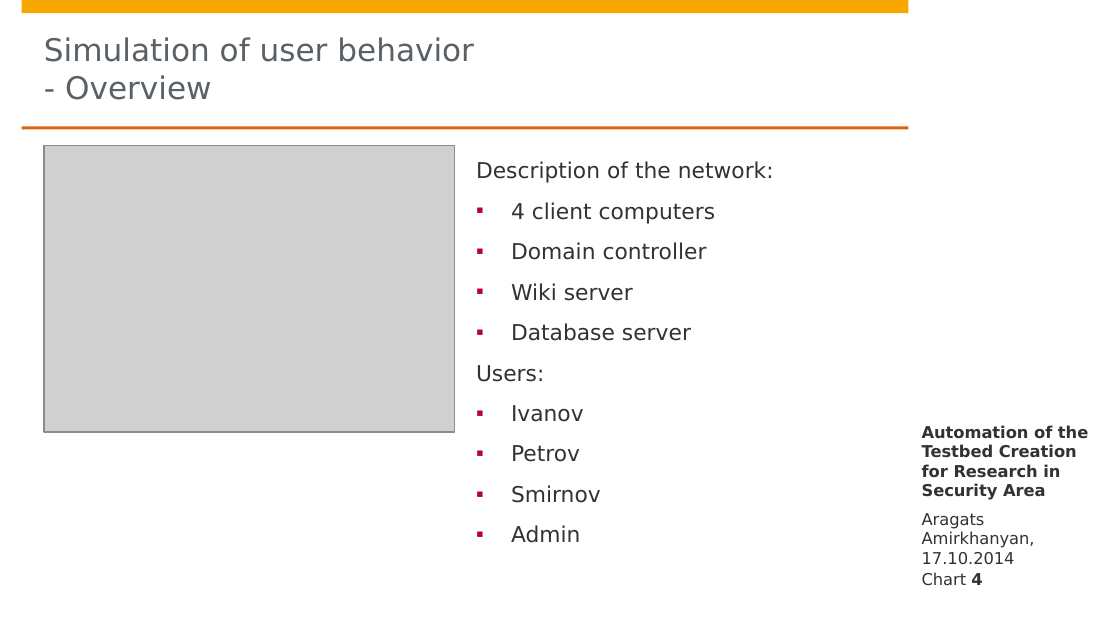
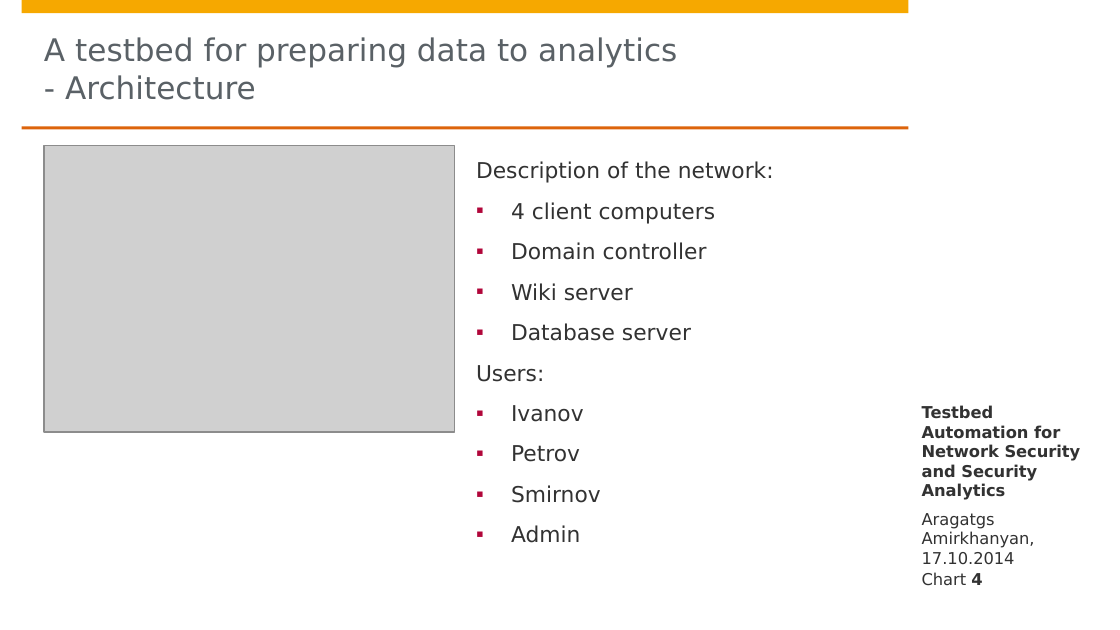
Before and after one commit to aragats/HPI, a slide deck: slide 4 of Research School/Retreat/Fall 2014/retreat draft 4/Aragats_Amirkhanyan_Fall_Retreat_2014.pptx. Drawn at 1120x630 pixels with LibreOffice and Linux fonts; fonts in the diff are those of the drawing; grey boxes stand for pictures; background and template pictures are left out. Boxes give left, top, right and bottom in pixels: in the first picture for what was removed or moved away, otherwise in the second. Text is boxed around its words. In the diff, an @@ line names an element or a change of style, - is before the commit and + after.

```diff
--- a/Research School/Retreat/Fall 2014/retreat draft 4/Aragats_Amirkhanyan_Fall_Retreat_2014.pptx
+++ b/Research School/Retreat/Fall 2014/retreat draft 4/Aragats_Amirkhanyan_Fall_Retreat_2014.pptx
@@ title at [44, 37, 677, 100]: text changed @@
-Simulation of user behavior
-- Overview
+A testbed for preparing data to analytics
+- Architecture
@@ text at [922, 405, 1081, 500]: text changed @@
-Automation of the Testbed Creation for Research in Security Area
+Testbed Automation for Network Security and Security Analytics
@@ text at [922, 513, 1035, 565]: text changed @@
-Aragats Amirkhanyan, 17.10.2014
+Aragatgs Amirkhanyan, 17.10.2014
```
Also in this commit, not shown: 13 other slides changed, 4 slides removed, 3 other files.
